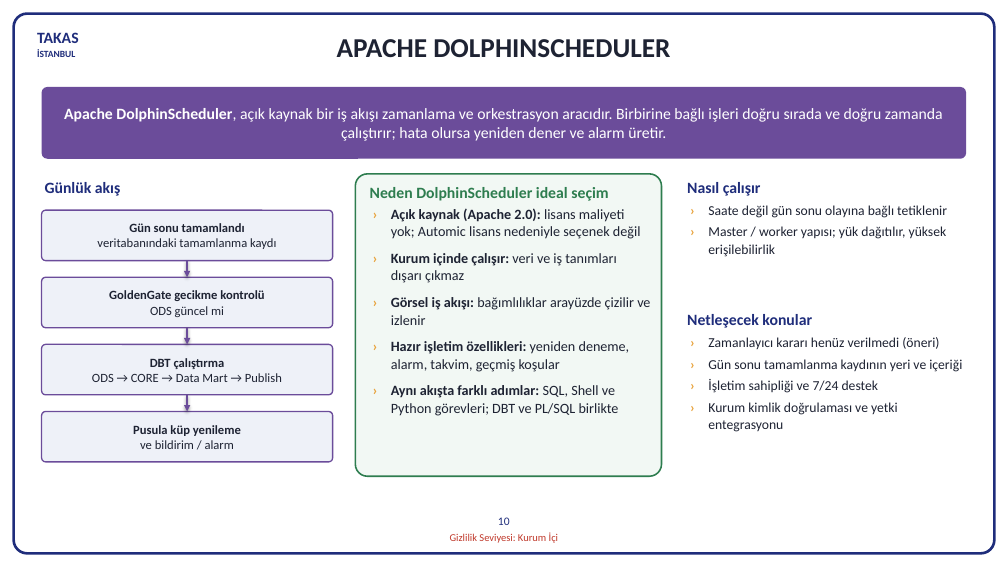
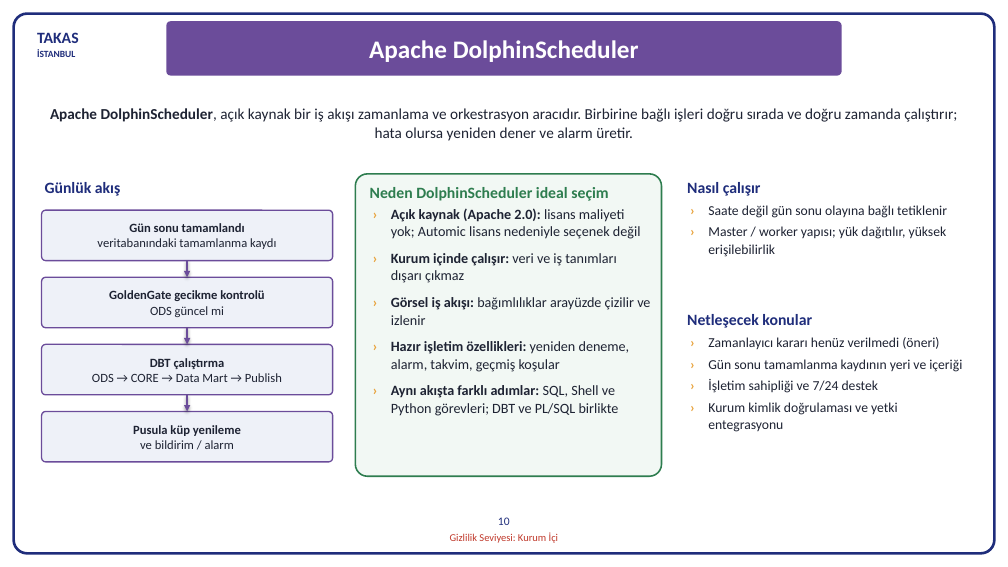
Before and after one commit to hanifidemirel0/Cursor-Projects, a slide deck: slide 12 of outputs/dwh-sunum-kasim-2026/5 - DWHSunum_Kasim2026.pptx. Drawn at 1008x567 pixels with LibreOffice and Linux fonts; fonts in the diff are those of the drawing. Boxes give left, top, right and bottom in pixels: in the first picture for what was removed or moved away, otherwise in the second. Text is boxed around its words. In the diff, an @@ line names an element or a change of style, - is before the commit and + after.

```diff
--- a/outputs/dwh-sunum-kasim-2026/5 - DWHSunum_Kasim2026.pptx
+++ b/outputs/dwh-sunum-kasim-2026/5 - DWHSunum_Kasim2026.pptx
@@ rounded rectangle "Apache DolphinScheduler": place and size @@
-rounded rectangle "Apache DolphinScheduler" at bbox=[337, 39, 670, 58]
+rounded rectangle "Apache DolphinScheduler" at bbox=[166, 21, 842, 76]
@@ rounded rectangle "Apache DolphinScheduler" at bbox=[166, 21, 842, 76]: vertical alignment top to middle; fill none to #6B4C9A @@
@@ text in rounded rectangle at bbox=[369, 40, 639, 62]: text changed; size 26 to 24 pt; text colour #1E2333 to #FFFFFF @@
-APACHE DOLPHINSCHEDULER
+Apache DolphinScheduler
@@ text "Apache DolphinScheduler, açık kaynak bir ...": place and size @@
-text "Apache DolphinScheduler, açık kaynak bir ..." at bbox=[42, 87, 966, 159]
+text "Apache DolphinScheduler, açık kaynak bir ..." at bbox=[50, 108, 957, 141]
@@ text "Apache DolphinScheduler, açık kaynak bir ..." at bbox=[50, 108, 957, 141]: size 15 to 14.5 pt, text colour #FFFFFF to #1E2333; line spacing 1 to 1.05; fill #6B4C9A to none @@
```
Also in this commit, not shown: 2 other slides changed, 3 other files.
